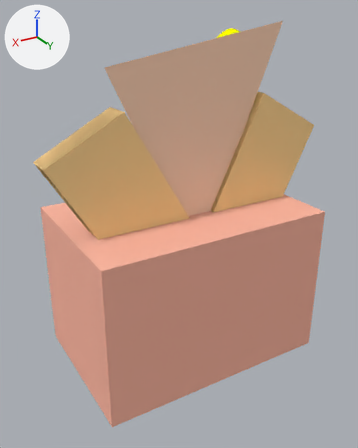
Two versions of the Blender file Source/Assets/Buildings/arcade.blend, one commit apart.
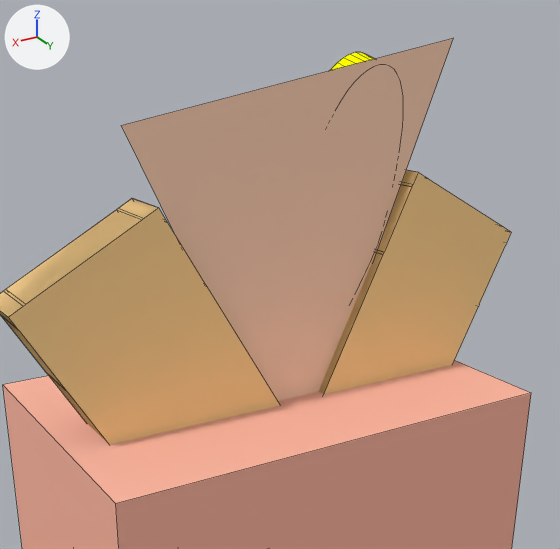
Each version appears first whole from a 50 mm lens placed at (4.27, 5.86, 5.45), pointed at (0.7, -0.09, 2.47), and next in a close-up on the part from 11% to 95% of the width and 0% to 66% of the height. Arrows for +X, +Y and +Z are at upper left; the lights stay in place. The close-ups show mesh edges as thin lines.
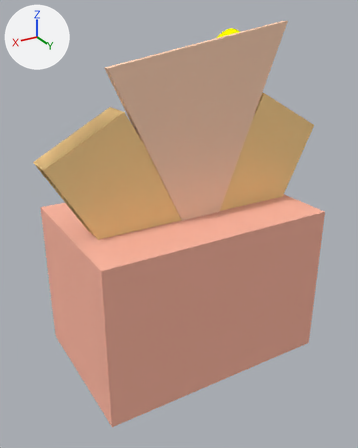
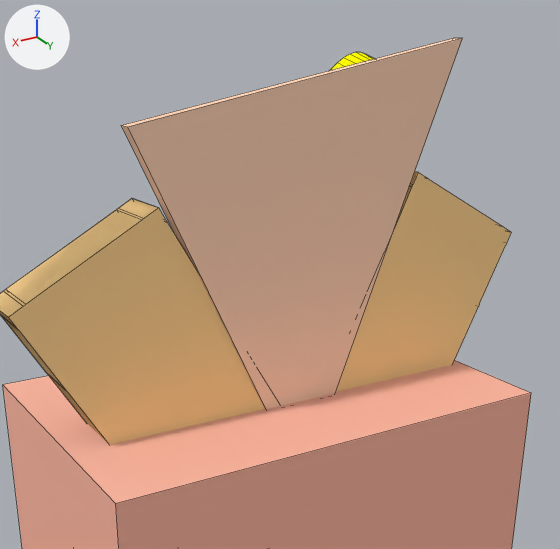
The change, as a diff of the scene's bpy script:
```diff
--- a/Source/Assets/Buildings/arcade.blend.py
+++ b/Source/Assets/Buildings/arcade.blend.py
@@ me_plane @@
 # used by ob_plane; location = (-3.4, -0.1, 3.87); rotation_euler = (1.571, 0.0, 0.0), in degrees (90, 0, 0)
-me_plane.from_pydata(...)  # 4 vertices, 1 face; spans x 2.48..5.26, y -1.21..1.45, z -0.22..-0.18
+me_plane.from_pydata(...)  # 20 vertices, 18 faces; spans x 2.47..5.26, y -1.21..1.45, z -0.32..-0.18
+# me_plane part 1
+# 16 vertices are added at x 2.47..5.26, y -1.21..1.45, z -0.32..-0.18
+# 17 new faces join them
 me_plane.materials.append(mat_arcade_light_pale)
```

Changed parts and their boxes [x1, y1, x2, y2] in the close-ups (560 x 549 px):
'Plane', reshaped
    before: [121, 38, 453, 401]
    after: [121, 38, 462, 409]
part 1 of me_plane, added (beige)
    after: [121, 38, 462, 409]
